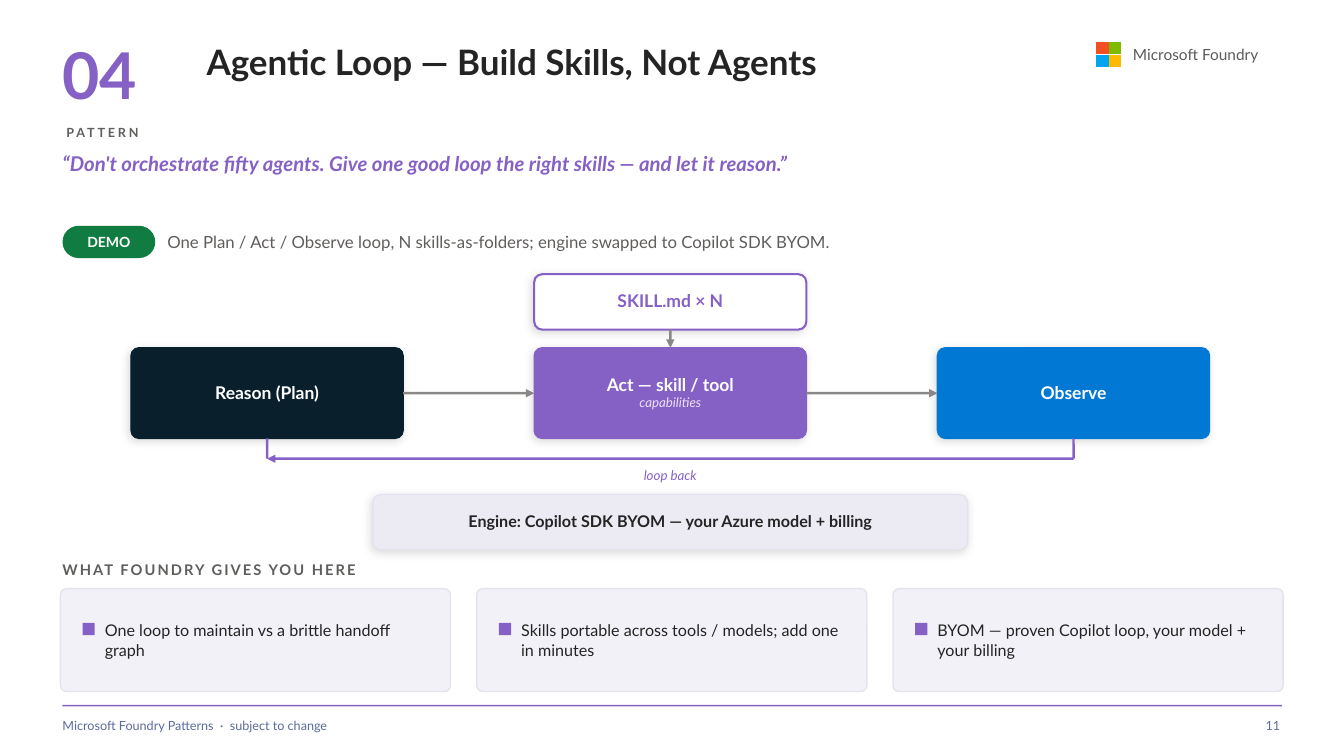
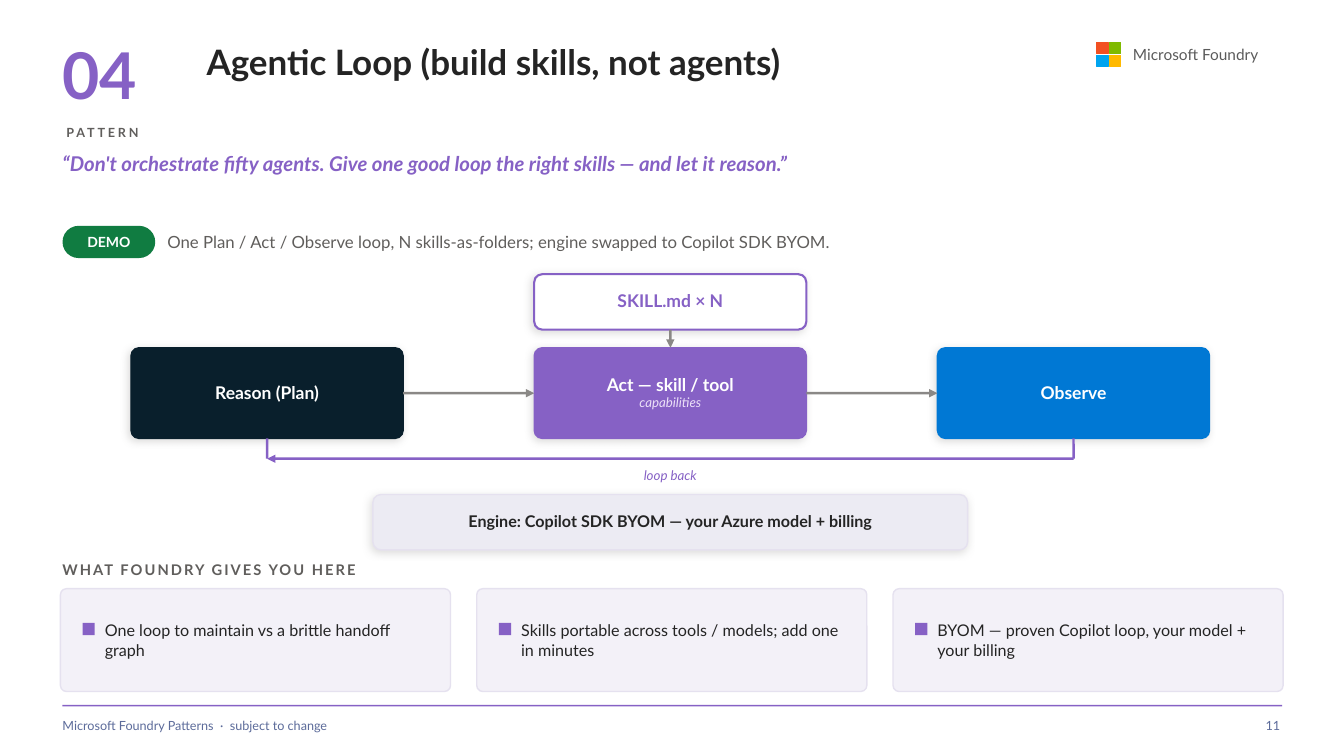
Before and after one commit to SridharArrabelly/foundry-pattern-library, a slide deck: slide 11 of foundry-patterns.pptx. Drawn at 1344x756 pixels with LibreOffice and Linux fonts; fonts in the diff are those of the drawing. Boxes give left, top, right and bottom in pixels: in the first picture for what was removed or moved away, otherwise in the second. Text is boxed around its words. In the diff, an @@ line names an element or a change of style, - is before the commit and + after.

```diff
--- a/foundry-patterns.pptx
+++ b/foundry-patterns.pptx
@@ text at (x1=207, y1=47, x2=780, y2=82): text changed @@
-Agentic Loop — Build Skills, Not Agents
+Agentic Loop (build skills, not agents)
```
Also in this commit, not shown: 12 other slides changed, 1 slide removed, 18 other files.
